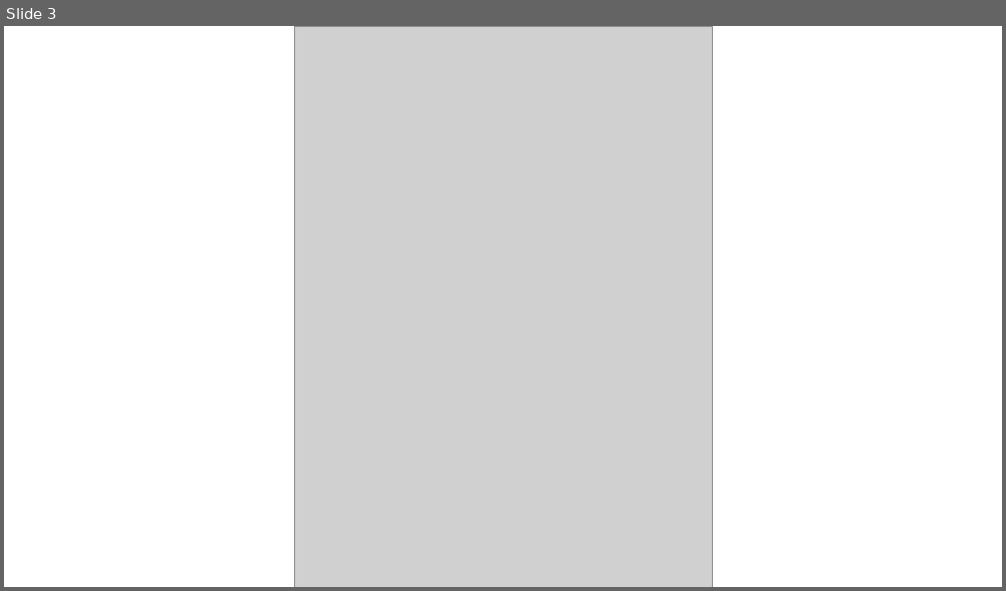
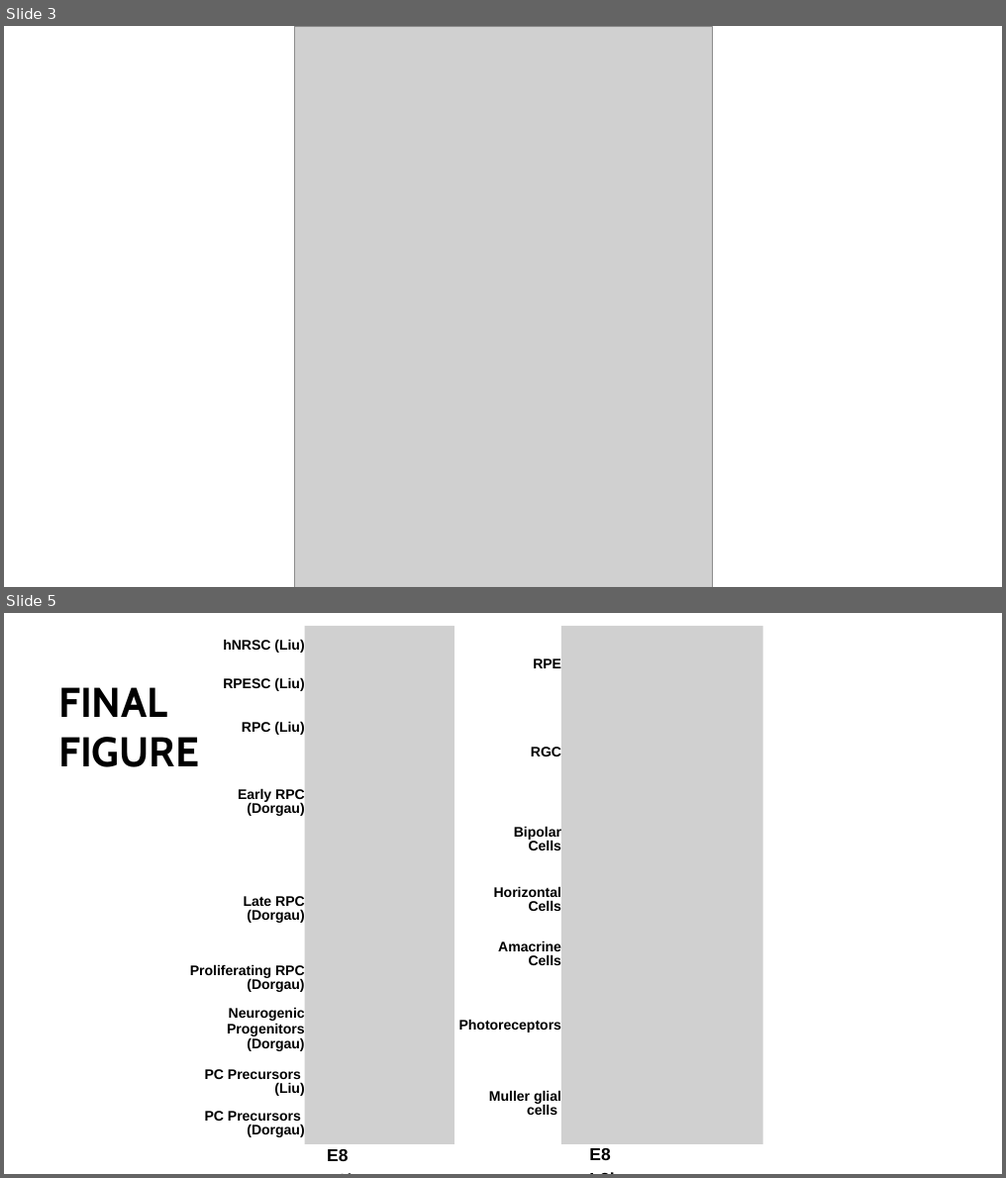
Before and after one commit to lilchromozome/RO, a slide deck: RO retinal gene heatmap.pptx. Shown one above the other, each under a label of ours: slide 3 before the commit, slides 3 and 5 after it; the slides between them are not shown. The pictures are 1006x591 and 1006x1178 pixels, drawn with LibreOffice and Linux fonts; fonts in the diff are those of the drawing; grey boxes stand for pictures. Boxes give left, top, right and bottom in pixels: in the first picture for what was removed or moved away, otherwise in the second. Text is boxed around its words. In the diff, an @@ line names an element or a change of style, - is before the commit and + after.

Commit message:
final figures made

```diff
--- a/RO retinal gene heatmap.pptx
+++ b/RO retinal gene heatmap.pptx
@@ slide 5 added at bbox=[4, 613, 1002, 1174], background #FFFFFF @@
@@ text added at bbox=[223, 639, 304, 653], 13.3 pt, text #000000, bold @@
+hNRSC (Liu)
@@ picture added at bbox=[305, 626, 454, 1145] @@
@@ picture added at bbox=[561, 626, 763, 1145] @@
@@ text added at bbox=[533, 659, 561, 668], 13.3 pt, text #000000, bold @@
+RPE
@@ text added at bbox=[58, 687, 199, 767], 40 pt, text #000000, bold @@
+FINAL FIGURE
@@ text added at bbox=[223, 677, 304, 691], 13.3 pt, text #000000, bold @@
+RPESC (Liu)
@@ text added at bbox=[242, 721, 304, 735], 13.3 pt, text #000000, bold @@
+RPC (Liu)
@@ text added at bbox=[531, 747, 561, 757], 13.3 pt, text #000000, bold @@
+RGC
@@ text added at bbox=[238, 788, 305, 816], 13.3 pt, text #000000, bold @@
+Early RPC
+(Dorgau)
@@ text added at bbox=[514, 826, 561, 851], 13.3 pt, text #000000, bold @@
+Bipolar
+Cells
@@ text added at bbox=[244, 896, 305, 923], 13.3 pt, text #000000, bold @@
+Late RPC
+(Dorgau)
@@ text added at bbox=[494, 886, 561, 911], 13.3 pt, text #000000, bold @@
+Horizontal
+Cells
@@ text added at bbox=[190, 964, 305, 992], 13.3 pt, text #000000, bold @@
+Proliferating RPC
+(Dorgau)
@@ text added at bbox=[498, 941, 561, 965], 13.3 pt, text #000000, bold @@
+Amacrine
+Cells
@@ text added at bbox=[227, 1007, 305, 1052], 13.3 pt, text #000000, bold @@
+Neurogenic
+Progenitors
+(Dorgau)
@@ text added at bbox=[459, 1019, 561, 1033], 13.3 pt, text #000000, bold @@
+Photoreceptors
@@ text added at bbox=[205, 1069, 304, 1096], 13.3 pt, text #000000, bold @@
+PC Precursors
+(Liu)
@@ text added at bbox=[205, 1111, 304, 1138], 13.3 pt, text #000000, bold @@
+PC Precursors
+(Dorgau)
@@ text added at bbox=[489, 1090, 561, 1115], 13.3 pt, text #000000, bold @@
+Muller glial
+cells
@@ text added at bbox=[327, 1150, 348, 1161], 16.7 pt, text #000000, bold @@
+E8 L3i
@@ text added at bbox=[589, 1149, 610, 1160], 16.7 pt, text #000000, bold @@
+E8 L3i
```
Also in this commit, not shown: 1 other slide added, 4 other files.
